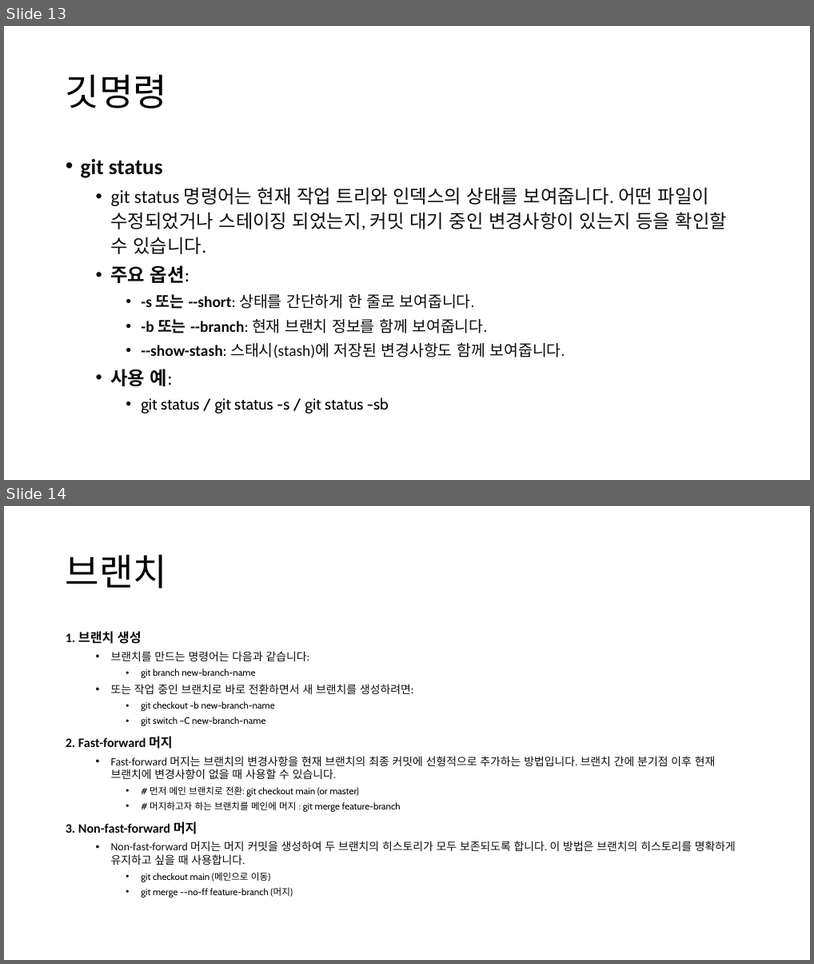
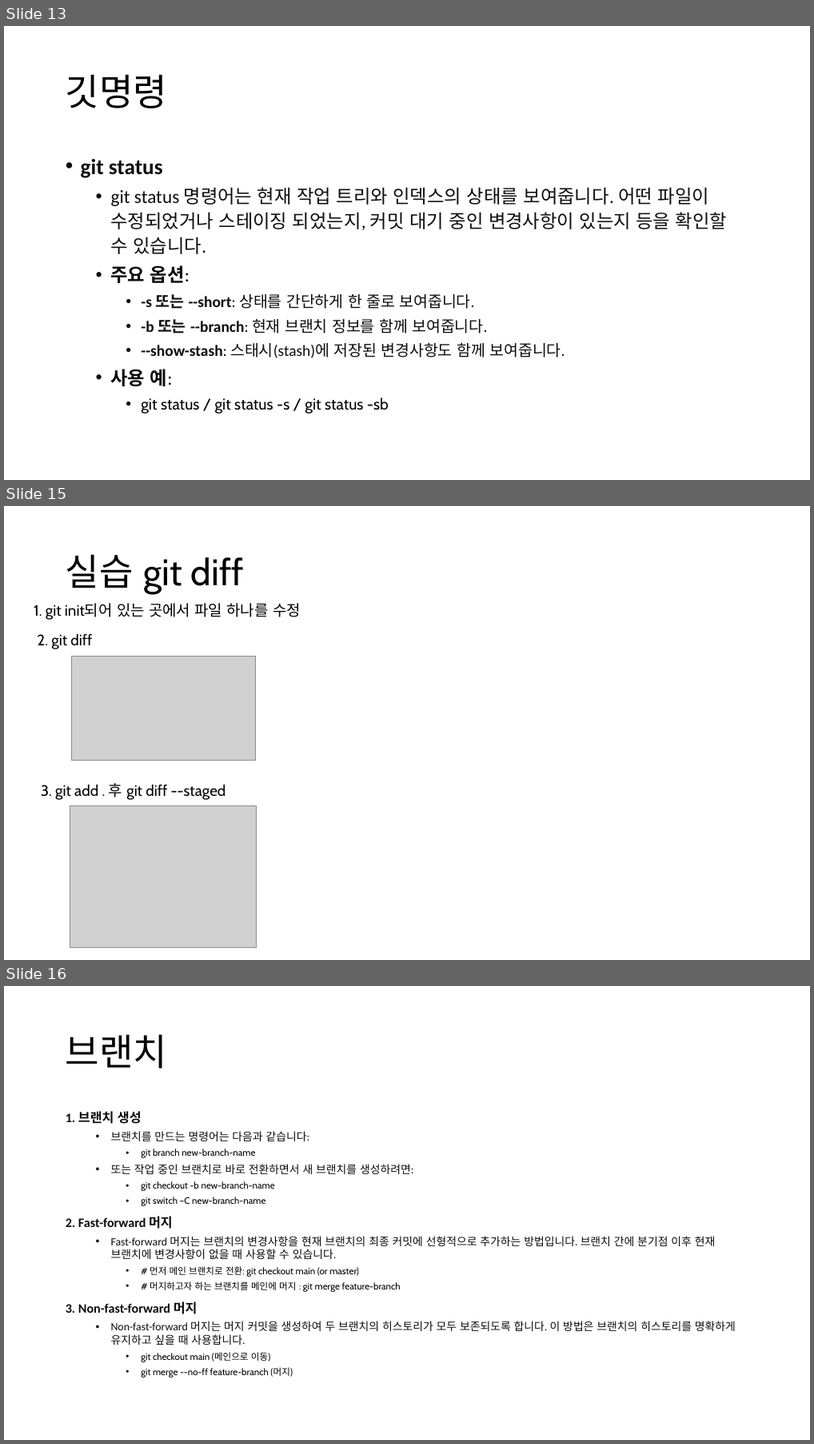
Before and after one commit to Joseph-GM/ppt-git, a slide deck: git-github-joseph.pptx. Shown one above the other, each under a label of ours: slides 13 and 14 before the commit, slides 13, 15 and 16 after it; the slides between them are not shown. The pictures are 814x964 and 814x1444 pixels, drawn with LibreOffice and Linux fonts; fonts in the diff are those of the drawing; grey boxes stand for pictures. Boxes give left, top, right and bottom in pixels: in the first picture for what was removed or moved away, otherwise in the second. Text is boxed around its words. In the diff, an @@ line names an element or a change of style, - is before the commit and + after.

```diff
--- a/git-github-joseph.pptx
+++ b/git-github-joseph.pptx
@@ slide 15 added at (4, 506, 810, 960), background #FFFFFF @@
@@ title added at (66, 554, 244, 594), 44 pt, text #000000 @@
+실습 git diff
@@ text added at (34, 603, 301, 620), 18 pt, text #000000 @@
+1. git init되어 있는 곳에서 파일 하나를 수정
@@ text added at (37, 633, 92, 649), 18 pt, text #000000 @@
+2. git diff
@@ picture added at (71, 656, 255, 760) @@
@@ text added at (41, 783, 226, 800), 18 pt, text #000000 @@
+3. git add . 후 git diff --staged
@@ picture added at (70, 806, 256, 947) @@
@@ what was slide 14 is now slide 16 @@
```
Also in this commit, not shown: 3 slides changed, 6 other slides added.
